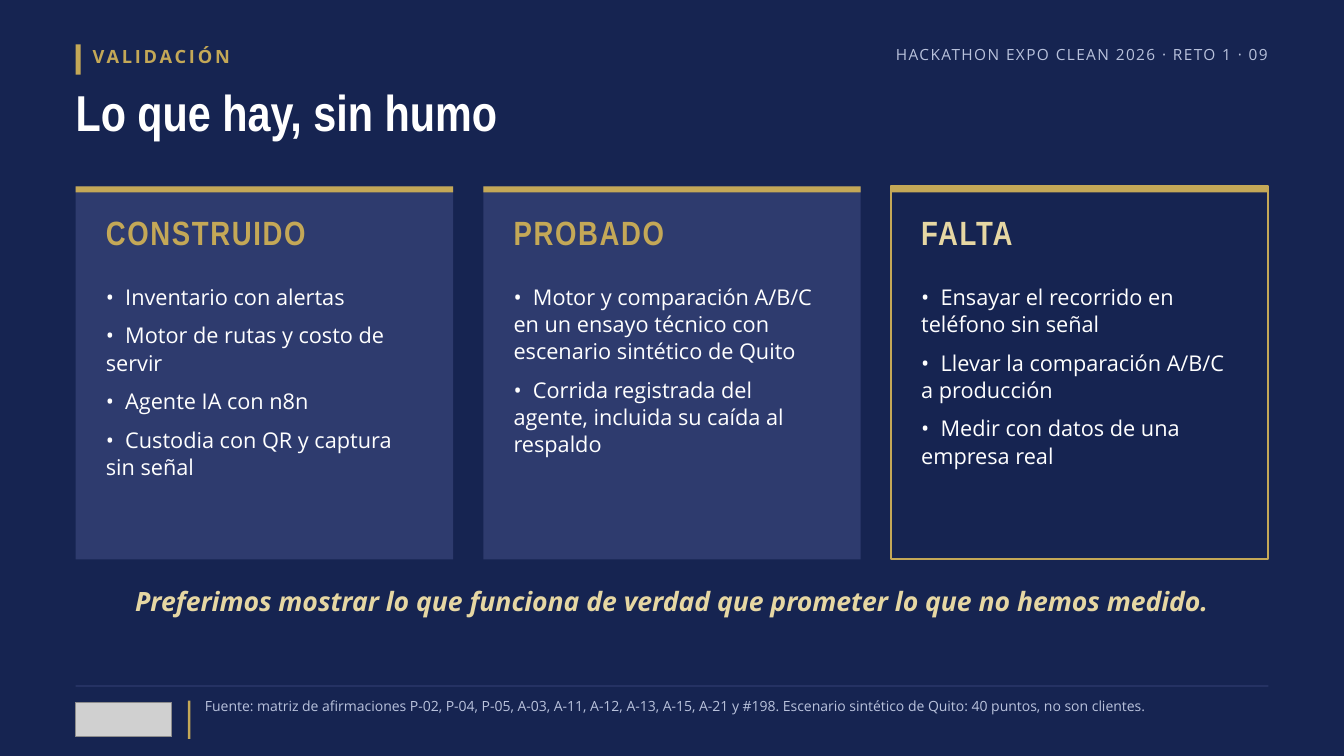
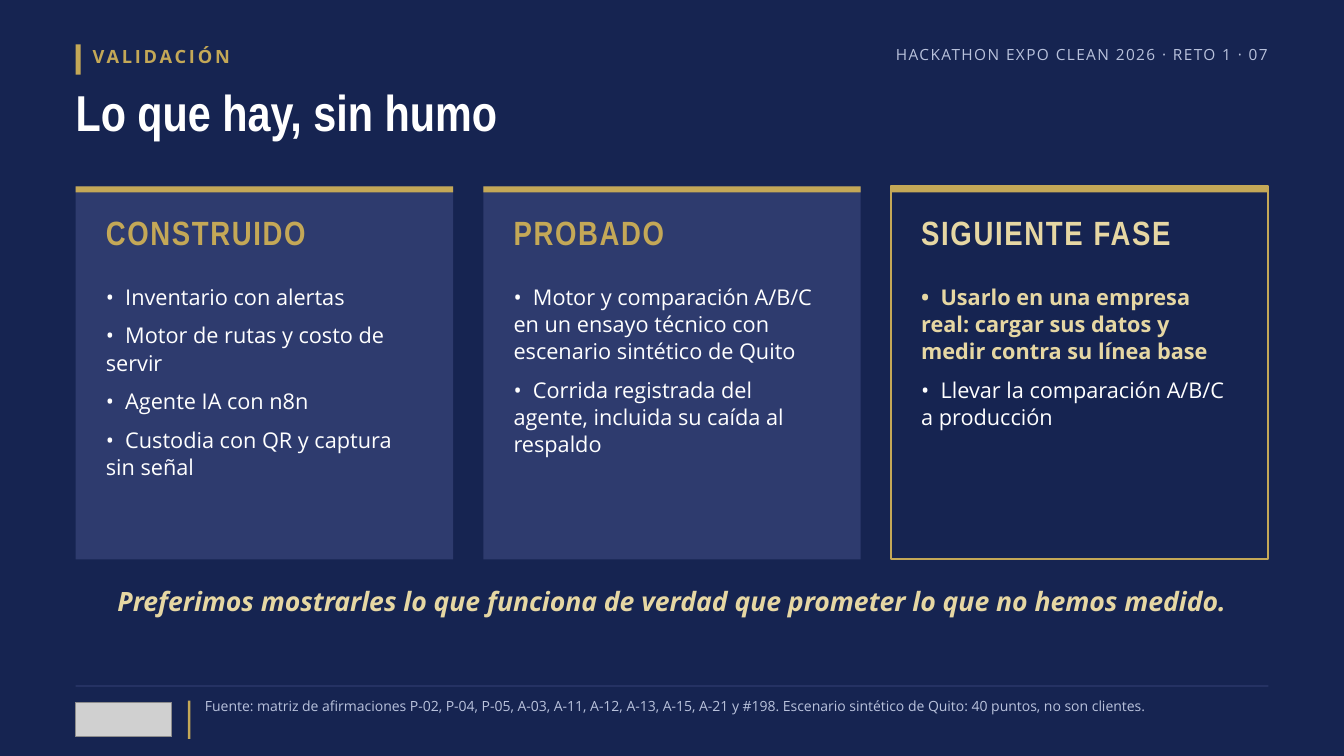
Before and after one commit to bryancito1090/istpetdev-platform, a slide deck: slide 7 of docs/boveda/Entregable/7-Pitch.pptx (slide 9 before the commit). Drawn at 1344x756 pixels with LibreOffice and Linux fonts; fonts in the diff are those of the drawing; grey boxes stand for pictures. Boxes give left, top, right and bottom in pixels: in the first picture for what was removed or moved away, otherwise in the second. Text is boxed around its words. In the diff, an @@ line names an element or a change of style, - is before the commit and + after.

```diff
--- a/docs/boveda/Entregable/7-Pitch.pptx
+++ b/docs/boveda/Entregable/7-Pitch.pptx
@@ text at (896, 49, 1268, 60): text changed @@
-HACKATHON EXPO CLEAN 2026 · RETO 1 · 09
+HACKATHON EXPO CLEAN 2026 · RETO 1 · 07
@@ text at (921, 221, 1171, 246): text changed @@
-FALTA
+SIGUIENTE FASE
@@ text at (921, 288, 1207, 360): text changed; text colour #FFFFFF to #E6D7A3; bold on @@
-• Ensayar el recorrido en teléfono sin señal
+• Usarlo en una empresa real: cargar sus datos y medir contra su línea base
@@ text at (921, 419, 1180, 470): paragraph removed @@
-• Medir con datos de una empresa real
@@ text at (117, 590, 1225, 618): text changed @@
-Preferimos mostrar lo que funciona de verdad que prometer lo que no hemos medido.
+Preferimos mostrarles lo que funciona de verdad que prometer lo que no hemos medido.
```
Also in this commit, not shown: 5 other slides changed, 3 slides added, 6 slides removed, 20 other files.
